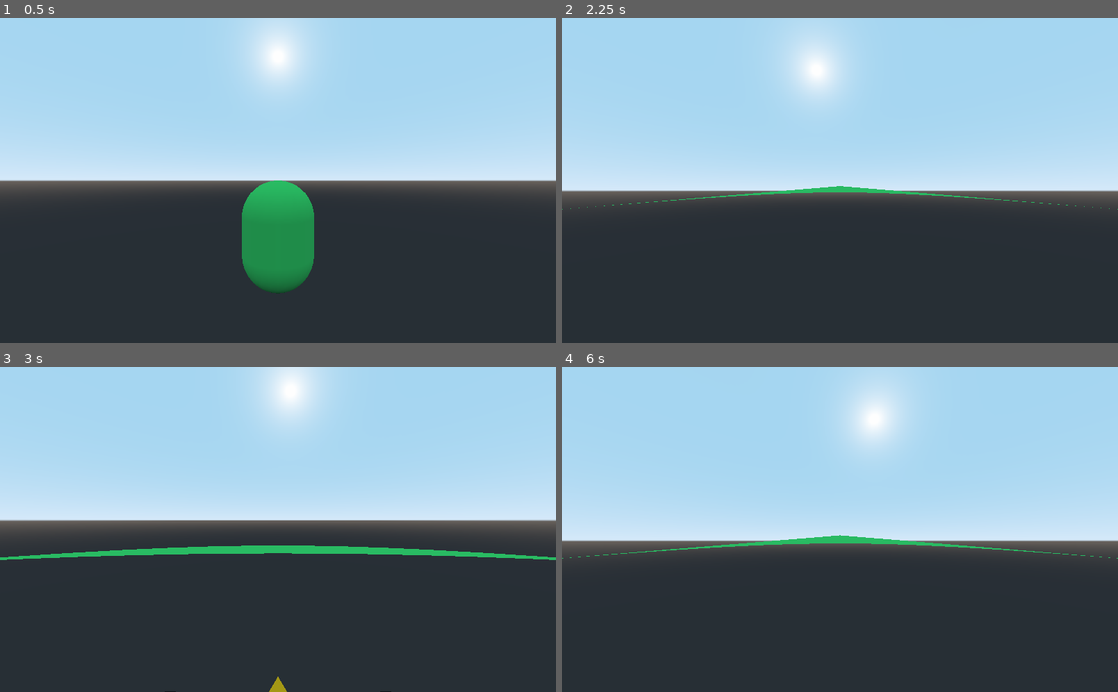
Above: before the commit, frames 1-4 (two rows, left to right).
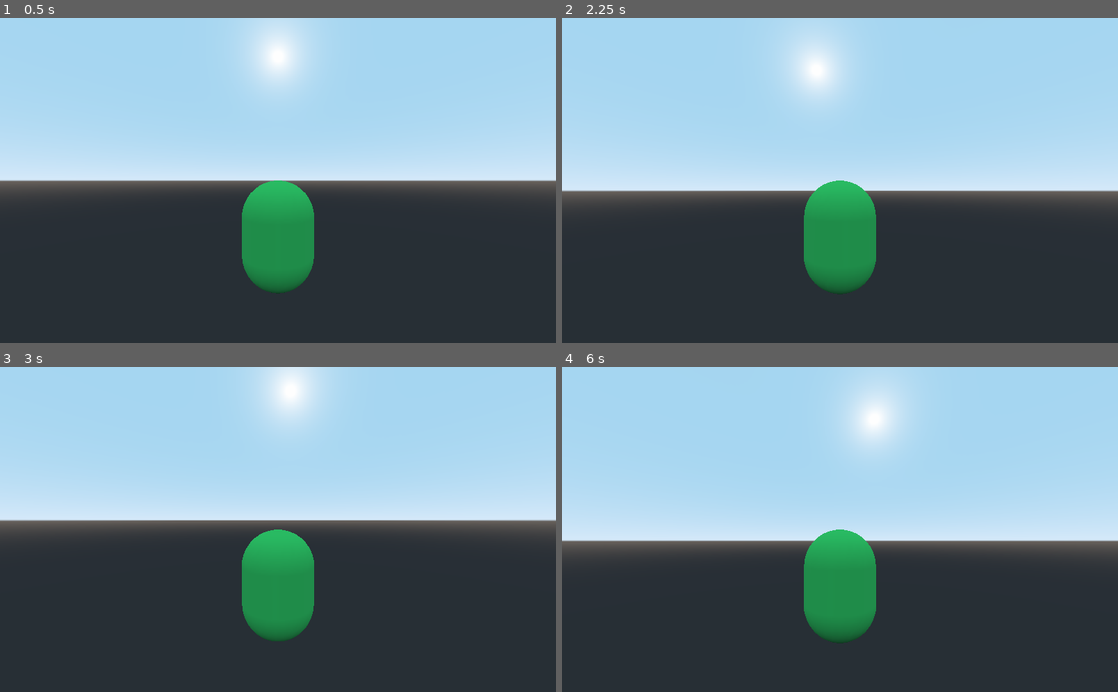
Above: after the commit, the same moments.

Repository: vvdf/godot-multi-client
Game: Godot game, scene res://PlayerMain.tscn
The game is run twice, just before and just after one commit, with the same random seed, the same clock (stepped at 60 frames per second) and the same inputs. This scene is started directly instead of the project's main scene.
Inputs (mouse positions are in pixels of both pictures, inside the frame that each line leads up to):
- Up to frame 1 (0.5 s): no input
- Up to frame 2 (2.25 s): tap Enter at 0.5, 2 s; move the mouse to (867, 180) at 0.52 s; hold Home (ui_home) 0.53-1.28 s; hold Up (ui_up) from 0.53 s (still down); tap Space at 1.25 s; move the mouse to (812, 180) at 1.27 s; tap Home (ui_home) at 1.35 s; move the mouse to (851, 174) at 2.02 s; hold Home (ui_home) from 2.03 s (still down)
- Up to frame 3 (3 s): keep holding Up (ui_up); tap Space at 2.75 s; move the mouse to (272, 536) at 2.77 s; release Home (ui_home) at 2.78 s; tap Home (ui_home) at 2.85 s
- Up to frame 4 (6 s): tap Enter at 3.5 s; move the mouse to (878, 532) at 3.52 s; hold Home (ui_home) 3.53-4.28 s; tap Space at 4.25 s; move the mouse to (795, 526) at 4.27 s; tap Home (ui_home) at 4.35, 5.85 s; move the mouse to (845, 529) at 5.02 s; hold Home (ui_home) 5.03-5.78 s; move the mouse to (817, 523) at 5.77 s; release Up (ui_up) at 5.78 s; hold Right (ui_right) from 5.78 s (still down)

Frame 1 is identical in both runs. In frame 2, 4.1% of the frame differs, in the area x 0-100%, y 50-85%; in frame 3, 5.1%, in the area x 0-100%, y 50-100%; in frame 4, 4.2%.
Error before the commit: Invalid call. Nonexistent function 'update_server' in base 'Viewport'. (res://PlayerMain.gd:43)

Commit message:
IMPLEMENT wasd movement based on camera rotation

Diff:
--- a/Main.tscn
+++ b/Main.tscn
@@ -28,7 +28,25 @@
 transform = Transform( 1, 0, 0, 0, 1, 0, 0, 0, 1, -19.9878, 0.687239, 11.2062 )
 
 [node name="Tree2" parent="." instance=ExtResource( 2 )]
-transform = Transform( 1, 0, 0, 0, 1, 0, 0, 0, 1, -12.7745, 0.687239, -14.7409 )
+transform = Transform( 1, 0, 0, 0, 1, 0, 0, 0, 1, -10.2469, 0.687239, -16.9974 )
+
+[node name="Tree11" parent="." instance=ExtResource( 2 )]
+transform = Transform( 1, 0, 0, 0, 1, 0, 0, 0, 1, -10.2469, 0.687239, -16.9974 )
+
+[node name="Tree6" parent="." instance=ExtResource( 2 )]
+transform = Transform( 1, 0, 0, 0, 1, 0, 0, 0, 1, -17.5016, 0.687239, 28.6589 )
+
+[node name="Tree7" parent="." instance=ExtResource( 2 )]
+transform = Transform( 1, 0, 0, 0, 1, 0, 0, 0, 1, -20.1319, 0.687239, -28.9264 )
+
+[node name="Tree8" parent="." instance=ExtResource( 2 )]
+transform = Transform( 1, 0, 0, 0, 1, 0, 0, 0, 1, -3.13486, 0.687239, -33.1919 )
+
+[node name="Tree9" parent="." instance=ExtResource( 2 )]
+transform = Transform( 1, 0, 0, 0, 1, 0, 0, 0, 1, 12.3548, 0.687239, 0.972872 )
+
+[node name="Tree10" parent="." instance=ExtResource( 2 )]
+transform = Transform( 1, 0, 0, 0, 1, 0, 0, 0, 1, 12.6605, 0.687239, -26.928 )
 
 [node name="Tree3" parent="." instance=ExtResource( 2 )]
 transform = Transform( 1, 0, 0, 0, 1, 0, 0, 0, 1, -5.00919, 0.687239, 12.4429 )
--- a/PlayerMain.gd
+++ b/PlayerMain.gd
@@ -2,7 +2,6 @@
 
 var update_movement_max_disparity = 1
 var player_id = 0
-var facing = 0
 var mouse_sensitivity = 0.3
 var min_pitch = -90
 var max_pitch = 90
@@ -11,6 +10,7 @@
 
 onready var camera_pivot = $CameraPivot
 onready var camera = $CameraPivot/CameraBoom/Camera
+onready var model = $PlayerModel
 
 # Called when the node enters the scene tree for the first time.
 func _ready():
@@ -18,24 +18,32 @@
 	Input.set_mouse_mode(Input.MOUSE_MODE_CAPTURED)
 
 func player_command():
-	var movement = Vector3(0, 0, 0)
+	var direction = Vector3(0, 0, 0)
 	var movement_attempted = false
 
 	# Server Relative Inputs
-	if Input.is_action_pressed("ui_left"):
-		movement.x -= 1
+	if Input.is_action_pressed("move_forward"):
+		direction -= camera_pivot.get_transform().basis.z
+		model.rotation_degrees.y = camera_pivot.rotation_degrees.y
 		movement_attempted = true
-	if Input.is_action_pressed("ui_right"):
-		movement.x += 1
+	if Input.is_action_pressed("move_backward"):
+		direction += camera_pivot.get_transform().basis.z
+		model.rotation_degrees.y = camera_pivot.rotation_degrees.y + 180
 		movement_attempted = true
-	if Input.is_action_pressed("ui_up"):
-		movement.z -= 1
+	if Input.is_action_pressed("move_left"):
+		direction -= camera_pivot.get_transform().basis.x
+		model.rotation_degrees.y = camera_pivot.rotation_degrees.y + 90
 		movement_attempted = true
-	if Input.is_action_pressed("ui_down"):
-		movement.z += 1
+	if Input.is_action_pressed("move_right"):
+		direction += camera_pivot.get_transform().basis.x
+		model.rotation_degrees.y = camera_pivot.rotation_degrees.y - 90
 		movement_attempted = true
+	if Input.is_action_pressed("ui_home"):
+		print("Camera Facing: ", camera_pivot.rotation_degrees.y)
 
-	move_and_slide(movement.normalized() * speed)
+	direction.y = 0 # prevent flying from use of get_transform().basis catching y vector
+
+	move_and_slide(direction.normalized() * speed)
 
 	# only send attempted updated position when movements are attempted
 	# so as not to flood the network with 0s
@@ -57,11 +65,12 @@
 	player_command()
 
 func _input(event):
-	# Client Relative Inputs
+	# Client Specific Inputs
 	if Input.is_action_just_pressed("ui_cancel"):
 		Input.set_mouse_mode(Input.MOUSE_MODE_VISIBLE)
 
 	if event is InputEventMouseMotion:
-		rotation_degrees.y -= event.relative.x * mouse_sensitivity
+		camera_pivot.rotation_degrees.y -= event.relative.x * mouse_sensitivity
+		camera_pivot.rotation_degrees.y = fmod(camera_pivot.rotation_degrees.y, 360) # prevent value climb
 		camera_pivot.rotation_degrees.x -= event.relative.y * mouse_sensitivity
 		camera_pivot.rotation_degrees.x = clamp(camera_pivot.rotation_degrees.x, min_pitch, max_pitch)
--- a/PlayerMain.tscn
+++ b/PlayerMain.tscn
@@ -21,24 +21,27 @@
 
 [node name="Player" type="KinematicBody"]
 transform = Transform( 1, 0, 0, 0, 1, 0, 0, 0, 1, 0, 1.52311, 0 )
+collision_layer = 2
 script = ExtResource( 1 )
 
-[node name="BodyMesh" type="MeshInstance" parent="."]
+[node name="PlayerModel" type="Spatial" parent="."]
+
+[node name="BodyMesh" type="MeshInstance" parent="PlayerModel"]
 transform = Transform( -1, -3.25841e-07, 5.30863e-14, 0, -1.62921e-07, -1, 3.25841e-07, -1, 1.62921e-07, 0, 0, 0 )
 mesh = SubResource( 1 )
 material/0 = SubResource( 2 )
 
-[node name="Facing (Nose)" type="MeshInstance" parent="BodyMesh"]
+[node name="Facing (Nose)" type="MeshInstance" parent="PlayerModel/BodyMesh"]
 transform = Transform( 0.389369, 0, 0, 0, 0.374786, -7.57125e-09, 0, -7.57126e-09, 0.201576, 0, 1.116, -4.87819e-08 )
 mesh = SubResource( 3 )
 material/0 = SubResource( 4 )
 
-[node name="Eye1" type="MeshInstance" parent="BodyMesh"]
+[node name="Eye1" type="MeshInstance" parent="PlayerModel/BodyMesh"]
 transform = Transform( 0.2, 0, 0, 0, 0.2, 0, 0, 0, 0.2, -0.5, 0.726, -0.563 )
 mesh = SubResource( 5 )
 material/0 = SubResource( 6 )
 
-[node name="Eye2" type="MeshInstance" parent="BodyMesh"]
+[node name="Eye2" type="MeshInstance" parent="PlayerModel/BodyMesh"]
 transform = Transform( 0.2, 0, 0, 0, 0.2, 0, 0, 0, 0.2, 0.5, 0.726, -0.563 )
 mesh = SubResource( 5 )
 material/0 = SubResource( 6 )
@@ -55,5 +58,3 @@
 
 [node name="Camera" type="Camera" parent="CameraPivot/CameraBoom"]
 fov = 85.0166
-
-[node name="Player" type="Spatial" parent="."]
--- a/project.godot
+++ b/project.godot
@@ -19,6 +19,34 @@
 run/main_scene="res://Main.tscn"
 config/icon="res://icon.png"
 
+[input]
+
+move_forward={
+"deadzone": 0.5,
+"events": [ Object(InputEventKey,"resource_local_to_scene":false,"resource_name":"","device":0,"alt":false,"shift":false,"control":false,"meta":false,"command":false,"pressed":false,"scancode":87,"unicode":0,"echo":false,"script":null)
+ ]
+}
+move_left={
+"deadzone": 0.5,
+"events": [ Object(InputEventKey,"resource_local_to_scene":false,"resource_name":"","device":0,"alt":false,"shift":false,"control":false,"meta":false,"command":false,"pressed":false,"scancode":65,"unicode":0,"echo":false,"script":null)
+ ]
+}
+move_right={
+"deadzone": 0.5,
+"events": [ Object(InputEventKey,"resource_local_to_scene":false,"resource_name":"","device":0,"alt":false,"shift":false,"control":false,"meta":false,"command":false,"pressed":false,"scancode":68,"unicode":0,"echo":false,"script":null)
+ ]
+}
+move_backward={
+"deadzone": 0.5,
+"events": [ Object(InputEventKey,"resource_local_to_scene":false,"resource_name":"","device":0,"alt":false,"shift":false,"control":false,"meta":false,"command":false,"pressed":false,"scancode":83,"unicode":0,"echo":false,"script":null)
+ ]
+}
+
+[layer_names]
+
+3d_physics/layer_1="Environment"
+3d_physics/layer_2="Player"
+
 [rendering]
 
 environment/default_environment="res://default_env.tres"
